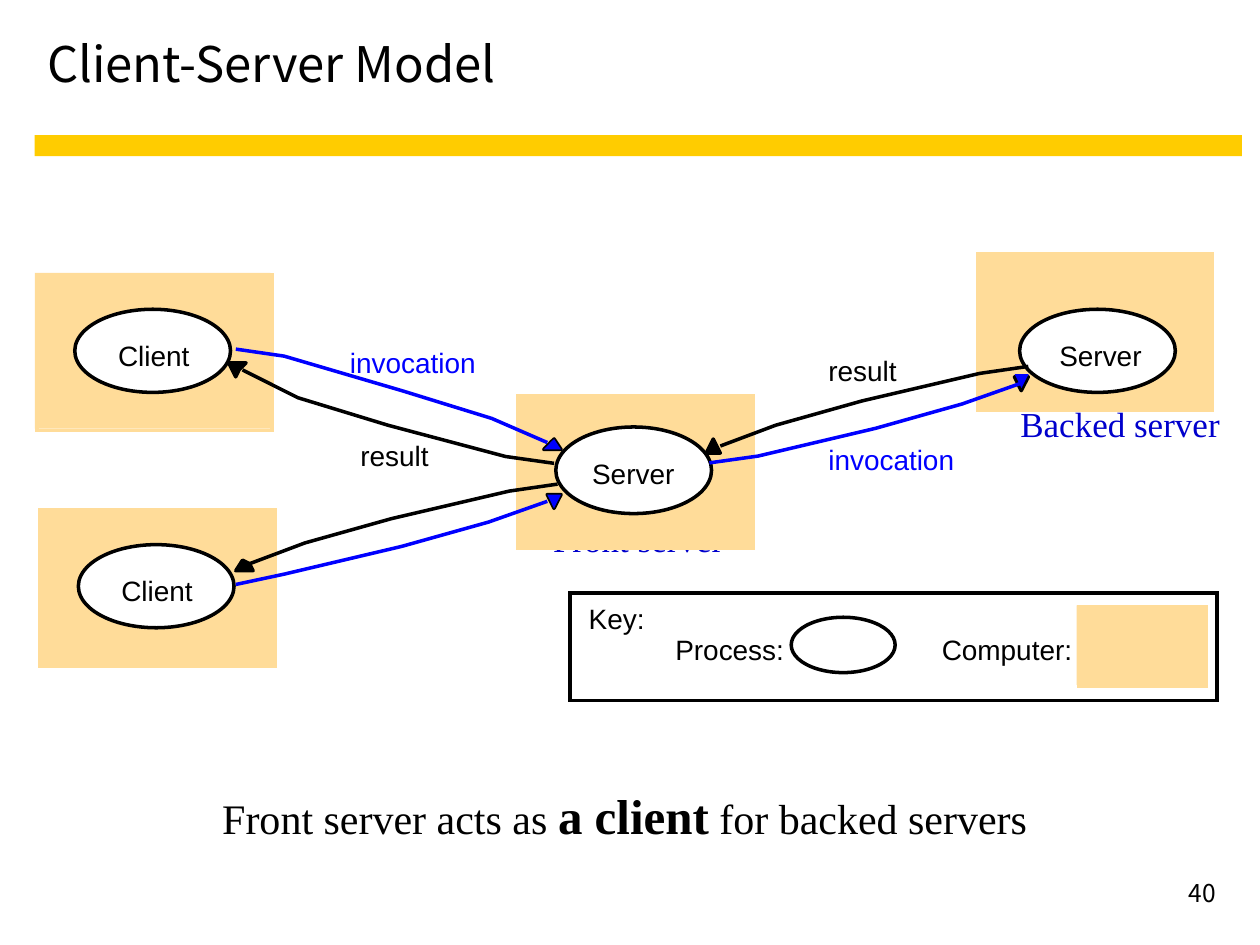
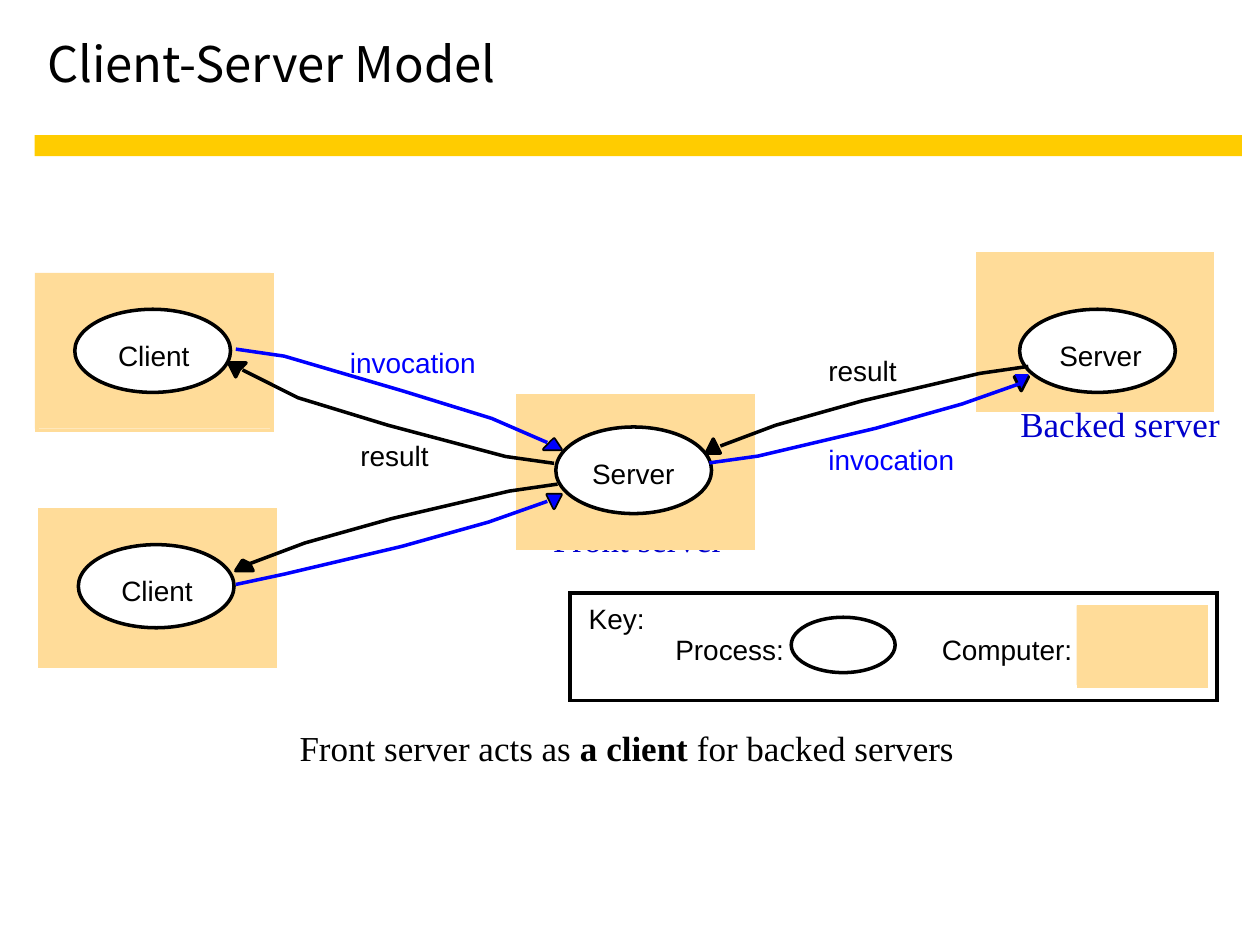
Before and after one commit to RainySummerLuo/DistributedComputingSystems, a slide deck: slide 40 of Lecture Notes/dist2.ppt. Drawn at 1260x945 pixels with LibreOffice and Linux fonts; fonts in the diff are those of the drawing. Boxes give left, top, right and bottom in pixels: in the first picture for what was removed or moved away, otherwise in the second. Text is boxed around its words. In the diff, an @@ line names an element or a change of style, - is before the commit and + after.

```diff
--- a/Lecture Notes/dist2.ppt
+++ b/Lecture Notes/dist2.ppt
@@ text "Front server acts as a ...": place and size @@
-text "Front server acts as a ..." at (222,800,1027,835)
+text "Front server acts as a ..." at (300,736,953,762)
@@ text "Front server acts as a ..." at (300,736,953,762): size 24 to 20 pt in "Front server acts as for backed servers"; size 28 to 20 pt in "a client"; less space between paragraphs @@
@@ page number removed at (1189,883,1216,903) @@
-40
```
Also in this commit, not shown: 3 other slides changed.
